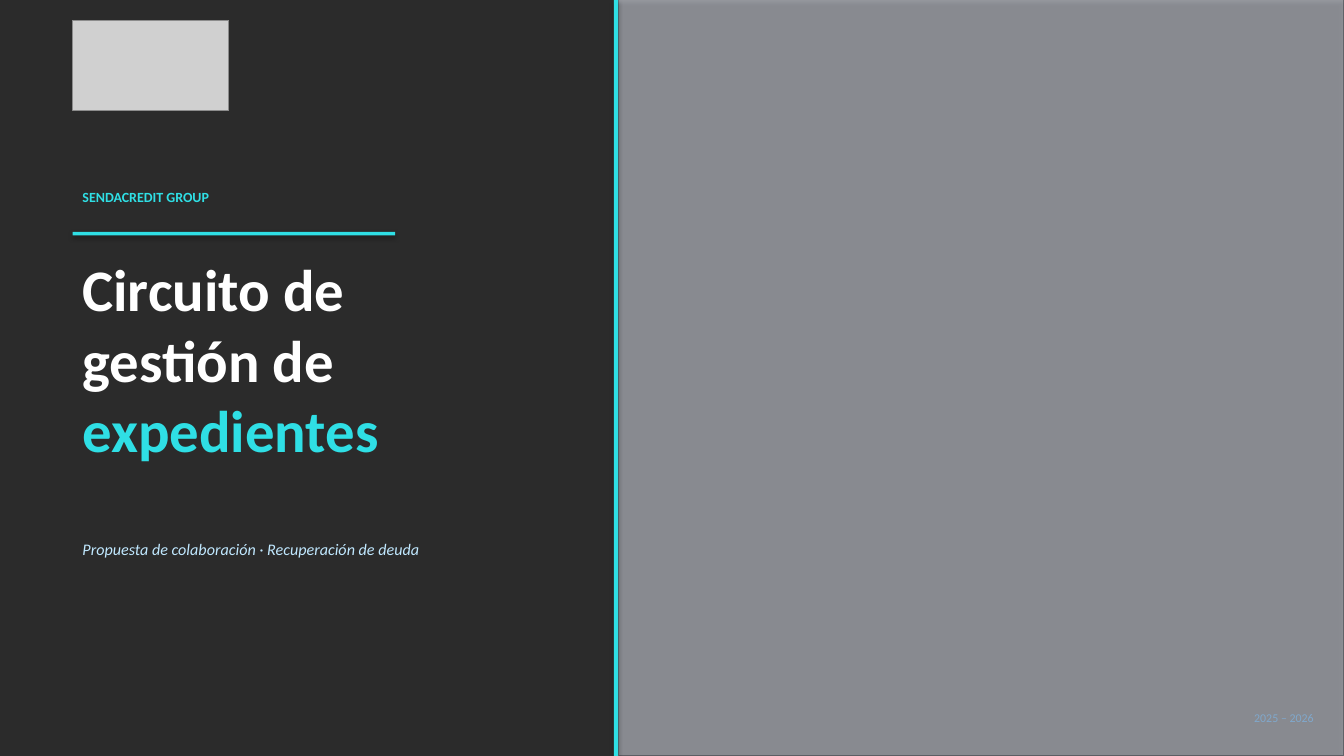
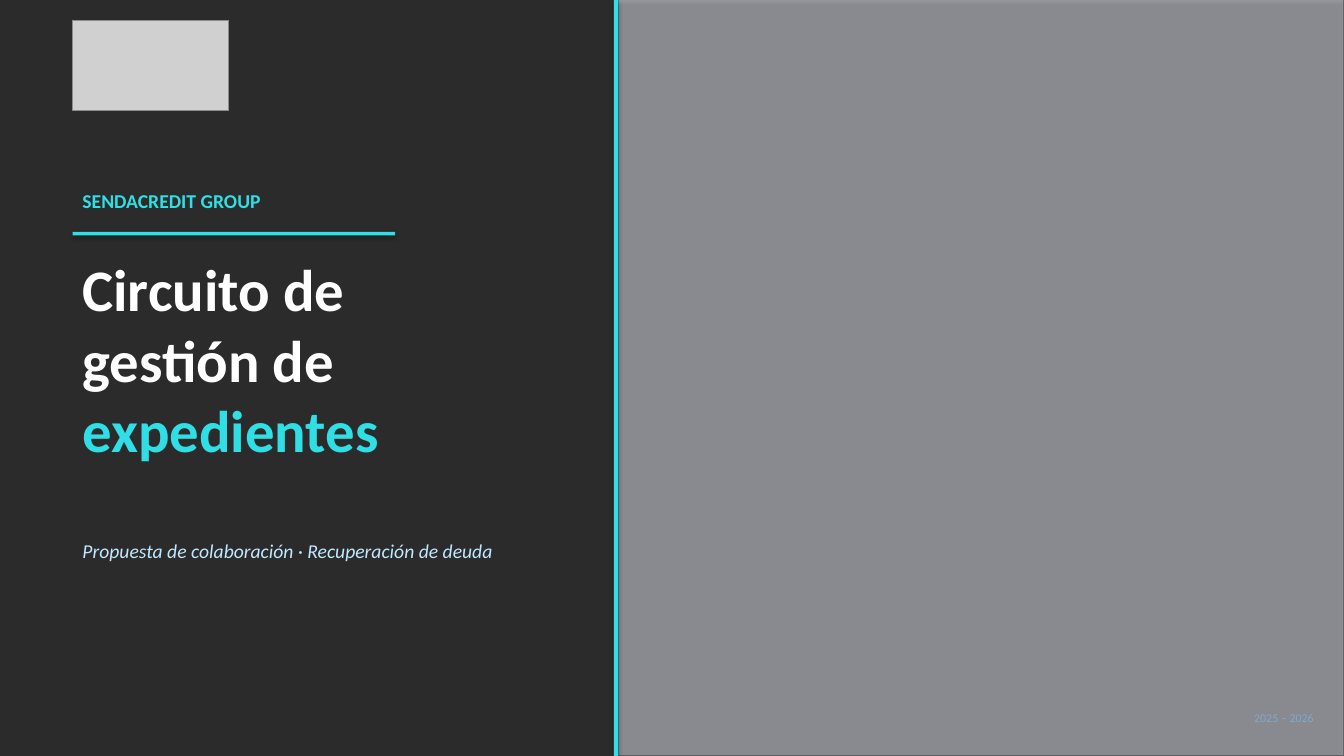
Before and after one commit to alejandroas010/alepixel-web, a slide deck: slide 1 of sendacredit_propuesta.pptx. Drawn at 1344x756 pixels with LibreOffice and Linux fonts; fonts in the diff are those of the drawing; grey boxes stand for pictures; background and template pictures are left out; a plain dark background stands for a picture behind light text. Boxes give left, top, right and bottom in pixels: in the first picture for what was removed or moved away, otherwise in the second. Text is boxed around its words. In the diff, an @@ line names an element or a change of style, - is before the commit and + after.

```diff
--- a/sendacredit_propuesta.pptx
+++ b/sendacredit_propuesta.pptx
@@ text "SENDACREDIT GROUP" at (82, 195, 261, 208): size 10 to 14 pt @@
@@ text "Propuesta de colaboración · Recuperación ..." at (82, 544, 493, 561): size 11.5 to 14 pt @@
```
Also in this commit, not shown: 5 other slides changed, 2 other files.
